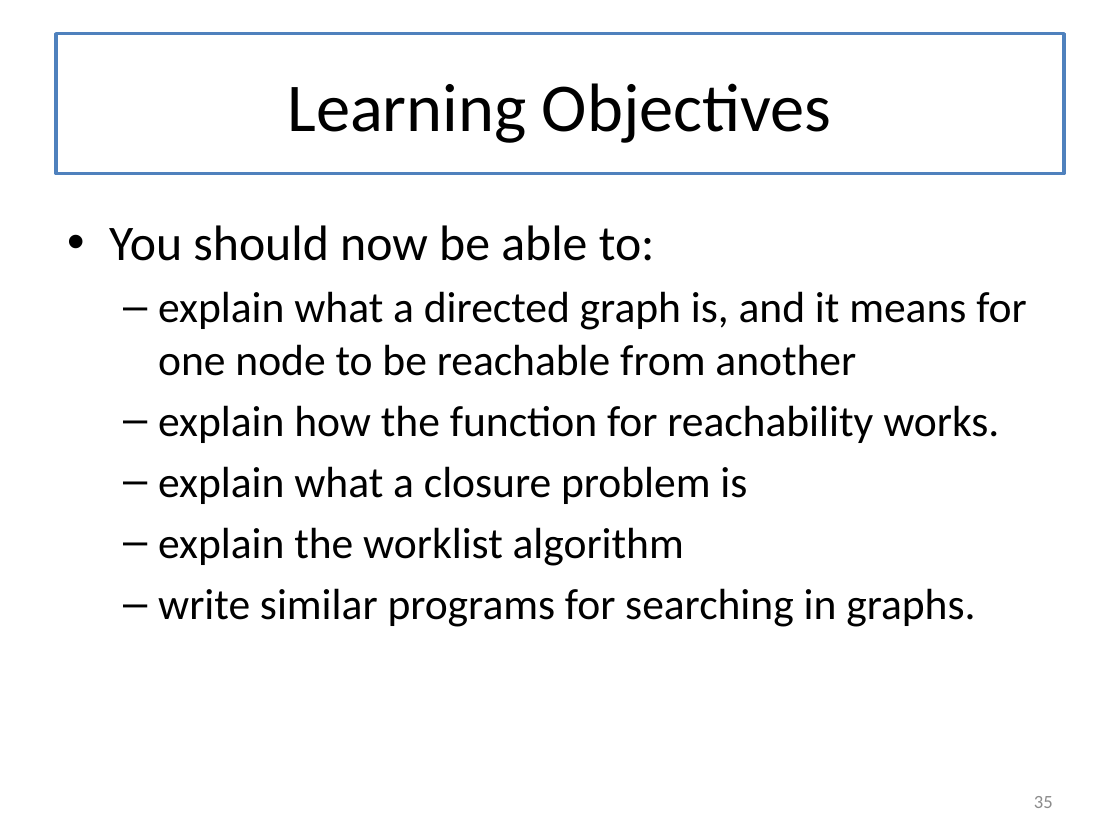
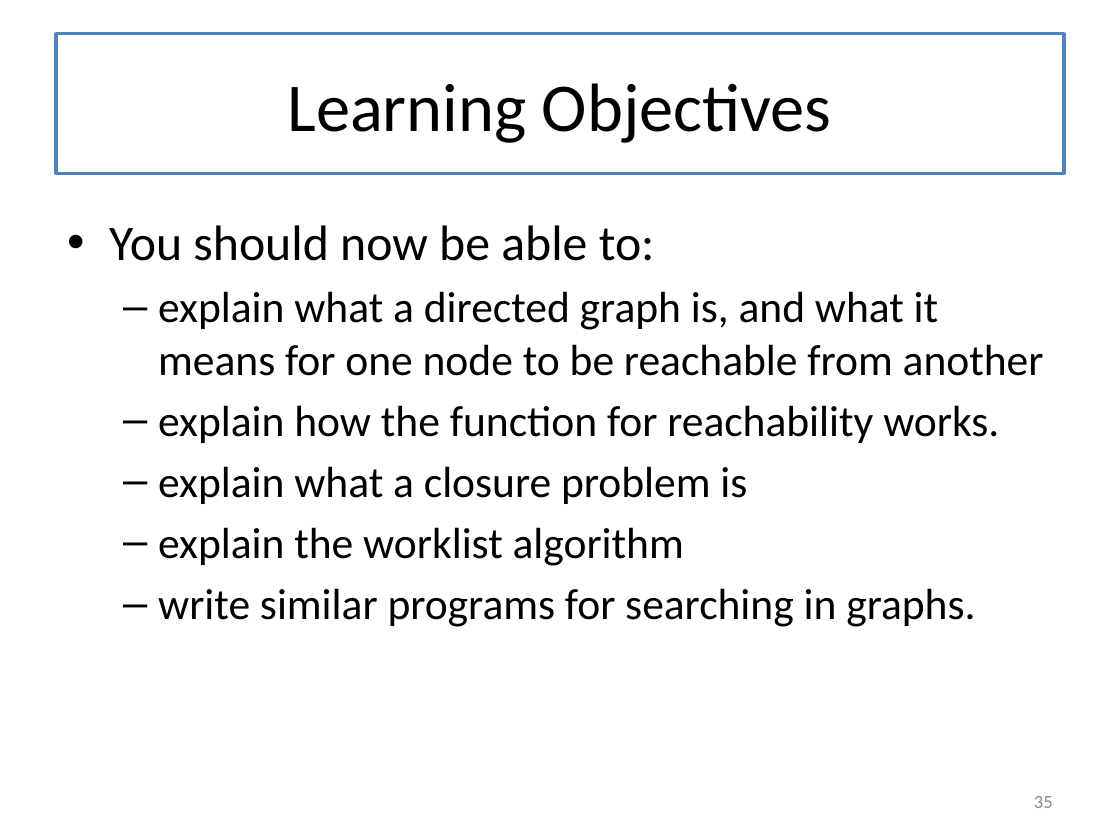
Before and after one commit to mwand/cs5010f16, a slide deck: slide 35 of Slides/Lesson 8.4 Searching in a Graph.pptx. Drawn at 1120x840 pixels with LibreOffice and Linux fonts; fonts in the diff are those of the drawing. Boxes give left, top, right and bottom in pixels: in the first picture for what was removed or moved away, otherwise in the second. Text is boxed around its words. In the diff, an @@ line names an element or a change of style, - is before the commit and + after.

```diff
--- a/Slides/Lesson 8.4 Searching in a Graph.pptx
+++ b/Slides/Lesson 8.4 Searching in a Graph.pptx
@@ text at (158, 291, 1044, 376): text changed @@
-  – explain what a directed graph is, and it means for one node to be reachable from another
+  – explain what a directed graph is, and what it means for one node to be reachable from another
```
Also in this commit, not shown: 1 other slide changed, 9 other files.
